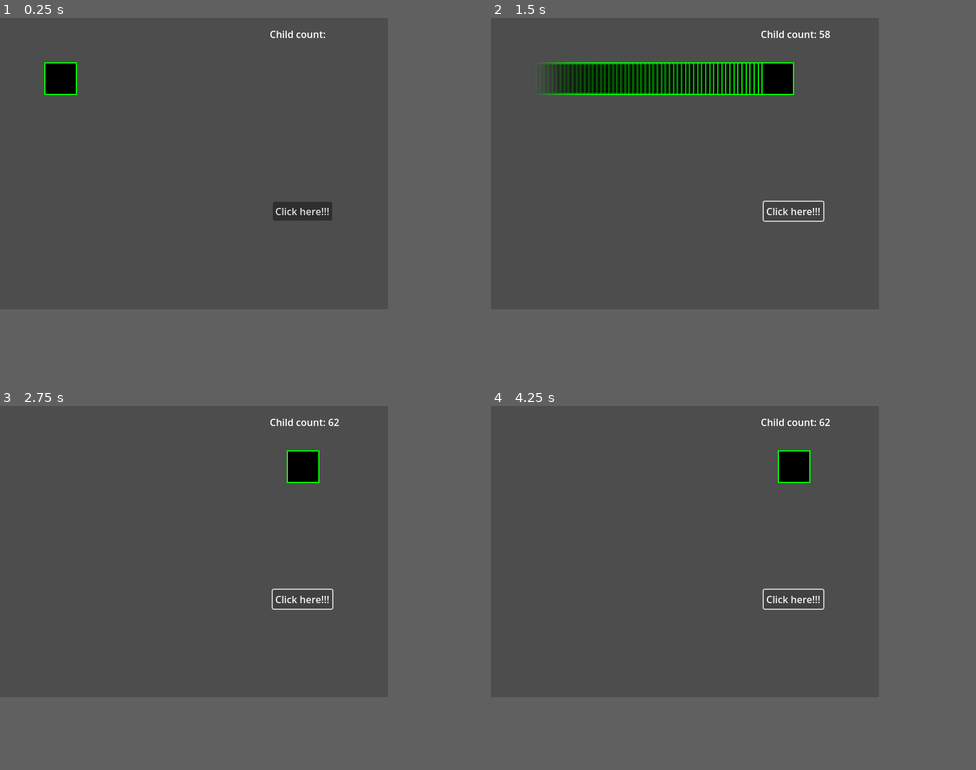
Above: before the commit, frames 1-4 (two rows, left to right).
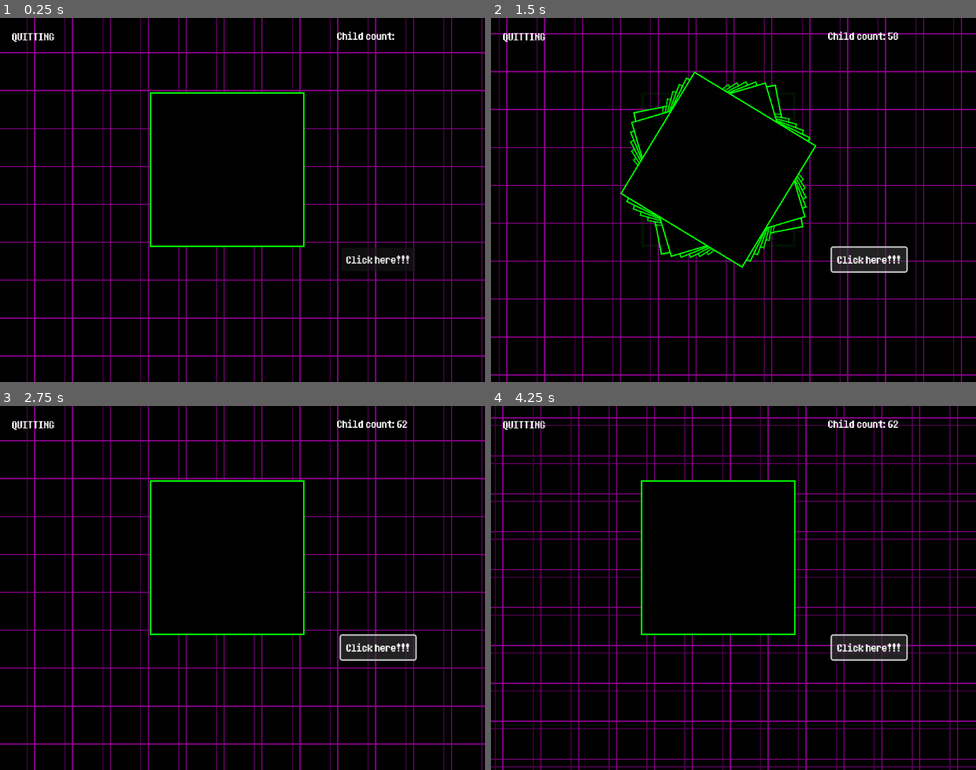
Above: after the commit, the same moments.

Repository: The-Vessels/GonerEngine
Game: Godot game, scene res://scenes/battlescene.tscn
Two runs of this game, one before a commit and one after it. Both use one fixed random seed, a clock stepped at 60 frames per second and the inputs below.
Inputs:
- Up to frame 1 (0.25 s): no input
- Up to frame 2 (1.5 s): click "Click here!!!" at 0.5 s; hold Right (right) from 1.28 s (still down)
- Up to frame 3 (2.75 s): release Right (right) at 2.03 s; hold Down (down) from 2.03 s (still down)
- Up to frame 4 (4.25 s): release Down (down) at 2.78 s; hold Right (right) 2.78-3.53 s; hold Up (up) from 3.53 s (still down)
In our replay, the window is 640x480 before the commit and 800x600 after it. These sizes can differ from the game's own. Grey fills any space a smaller window leaves; there, only what the larger window draws over its background counts as a difference.

The runs differ from the first frame. In frame 1, 68% of the frame differs, in the area x 0-100%, y 0-100%; in frame 2, 67%; in frame 3, 68%; in frame 4, 69%.

Commit message:
some other stuff

Diff:
--- /dev/null
+++ b/Scripts/Gaster.gd
@@ -0,0 +1,9 @@
+# i am the original              gaster
+class_name Gaster extends Node
+
+func _init():
+	print('ok...')
+
+func gaster():
+	print('i... am gas')
+	return 'bro'
--- /dev/null
+++ b/Scripts/background.gd
@@ -0,0 +1,6 @@
+@tool
+extends ColorRect
+
+@export var set_screen_resolution: bool = false:
+	set(new):
+		material.set_shader_parameter('screen_resolution', size)
--- a/Scripts/battleboxdraw.gd
+++ b/Scripts/battleboxdraw.gd
@@ -15,16 +15,18 @@
 
 func onpress() -> void:
 	tween = create_tween()
-	tween.tween_property($Sprite2D, 'position:x', 400.0, 1.0).from(0.0)
+	tween.tween_property($Sprite2D, 'rotation', 0.0, 1.0).from(-50.0)
+	tween.parallel().tween_property($Sprite2D, 'scale:x', 1.0, 1.0).from(0.1)
+	tween.parallel().tween_property($Sprite2D, 'scale:y', 1.0, 1.0).from(0.1)
 
 # Called every frame. 'delta' is the elapsed time since the previous frame.
 # 'delta' is that a deltarune reference?!?!?!
 func _process(delta: float) -> void:
 	# is your tween running?
 	# then you better go catch it!
-	if tween and tween.is_running():
+	if tween != null and tween.is_running():
 		var afterimage: Sprite2D = $Sprite2D.duplicate()
-		afterimage.z_index = 0
+		# afterimage.z_index = 0
 		var after_tween = afterimage.create_tween()
 		after_tween.tween_property(afterimage, 'modulate:a', 0.0, 1.0)
 		after_tween.tween_callback(afterimage.queue_free)
--- /dev/null
+++ b/Shaders/battlebackground.gdshader
@@ -0,0 +1,34 @@
+shader_type canvas_item;
+
+uniform float grid_spacing;
+uniform float border_proportion;
+uniform vec2 screen_resolution;
+uniform vec4 grid_color_1 : source_color;
+uniform vec4 grid_color_2 : source_color;
+uniform float speed;
+
+void vertex() {
+}
+
+bool in_grid(float time, vec2 uv, vec2 speed_factor, vec2 offset) {
+	vec2 v1 = (uv * screen_resolution) + vec2(time * speed * speed_factor) + offset;
+	vec2 v2 = mod(v1 / grid_spacing, 1.0);
+	bool in_border = (v2.x <= border_proportion)
+		|| (v2.y <= border_proportion);
+	return in_border;
+}
+
+void fragment() {
+	if (in_grid(TIME, UV, vec2(1.0, 1.0), vec2(0.0))) {
+		COLOR = grid_color_1;
+	} else if (in_grid(TIME, UV, vec2(1.0, -1.0), vec2(10.0))) {
+		COLOR = grid_color_2;
+	} else {
+		COLOR = vec4(0.0, 0.0, 0.0, 1.0);
+	}
+}
+
+//void light() {
+//	// Called for every pixel for every light affecting the CanvasItem.
+//	// Uncomment to replace the default light processing function with this one.
+//}
--- /dev/null
+++ b/background.gd
@@ -0,0 +1,8 @@
+@tool
+extends Sprite2D
+
+@export var grid_spacing := 20
+
+func _draw():
+	draw_rect(get_viewport_rect(), Color.BLACK, true)
+	#draw_line()
--- a/project.godot
+++ b/project.godot
@@ -20,11 +20,17 @@
 
 window/size/viewport_width=640
 window/size/viewport_height=480
+window/size/window_width_override=1920
+window/size/window_height_override=1440
 window/stretch/mode="canvas_items"
 
 [dotnet]
 
 project/assembly_name="ENGINE_GONER"
+
+[gui]
+
+theme/custom_font="uid://e8d4ah3nxtnm"
 
 [input]
 
--- a/scenes/battlescene.tscn
+++ b/scenes/battlescene.tscn
@@ -1,14 +1,40 @@
-[gd_scene load_steps=4 format=3 uid="uid://bkh7rtxnd2dux"]
+[gd_scene load_steps=8 format=3 uid="uid://bkh7rtxnd2dux"]
 
 [ext_resource type="Script" uid="uid://f5up85sxenns" path="res://Scripts/battleboxdraw.gd" id="1_56eic"]
+[ext_resource type="Shader" uid="uid://ckkmymag3vs3" path="res://Shaders/battlebackground.gdshader" id="1_bm4ed"]
+[ext_resource type="Script" uid="uid://b8wefaw5rbtb3" path="res://scenes/exit_handler.gd" id="1_fbgux"]
 [ext_resource type="Script" uid="uid://30luryew0pnd" path="res://Scripts/sprite_2d.gd" id="2_30i1k"]
+[ext_resource type="Script" uid="uid://d0ie62okwjhwy" path="res://Scripts/background.gd" id="2_kr7th"]
+
+[sub_resource type="ShaderMaterial" id="ShaderMaterial_bm4ed"]
+shader = ExtResource("1_bm4ed")
+shader_parameter/grid_spacing = 50.0
+shader_parameter/border_proportion = 0.03
+shader_parameter/screen_resolution = Vector2(640, 480)
+shader_parameter/grid_color_1 = Color(0.520053, 0.000193341, 0.520049, 1)
+shader_parameter/grid_color_2 = Color(0.291373, 5.71071e-05, 0.291371, 1)
+shader_parameter/speed = 20.0
 
 [sub_resource type="RectangleShape2D" id="RectangleShape2D_56eic"]
 
 [node name="Node2D" type="Node2D"]
+script = ExtResource("1_fbgux")
+
+[node name="CanvasLayer" type="CanvasLayer" parent="."]
+layer = -100
+
+[node name="ColorRect" type="ColorRect" parent="CanvasLayer"]
+material = SubResource("ShaderMaterial_bm4ed")
+anchors_preset = 15
+anchor_right = 1.0
+anchor_bottom = 1.0
+grow_horizontal = 2
+grow_vertical = 2
+pivot_offset = Vector2(665, 653)
+script = ExtResource("2_kr7th")
 
 [node name="StaticBody2D" type="StaticBody2D" parent="."]
-position = Vector2(100, 100)
+position = Vector2(300, 200)
 script = ExtResource("1_56eic")
 
 [node name="CollisionShape2D" type="CollisionShape2D" parent="StaticBody2D"]
@@ -17,6 +43,7 @@
 [node name="Sprite2D" type="Sprite2D" parent="StaticBody2D"]
 z_index = 1
 script = ExtResource("2_30i1k")
+box_size = Vector2(200, 200)
 
 [node name="Button" type="Button" parent="."]
 offset_left = 450.0
@@ -31,3 +58,10 @@
 offset_right = 542.0
 offset_bottom = 38.0
 text = "Child count: "
+
+[node name="QuitLabel" type="Label" parent="."]
+offset_left = 16.0
+offset_top = 16.0
+offset_right = 100.0
+offset_bottom = 32.0
+text = "QUITTING"
--- /dev/null
+++ b/scenes/exit_handler.gd
@@ -0,0 +1,17 @@
+extends Node2D
+
+var tween: Tween = null
+
+func _input(event):
+	if event.is_action_pressed('ui_cancel'):
+		tween = create_tween()
+		tween.tween_property($QuitLabel, 'modulate:a', 1.0, 0.1)
+		tween.tween_property($QuitLabel, 'text', 'QUITTING...', 1.9).from('QUITTING')
+		tween.tween_callback(get_tree().quit)
+	elif event.is_action_released('ui_cancel'):
+		if tween != null:
+			tween.kill()
+			tween = null
+		var reset_tween = create_tween()
+		reset_tween.tween_property($QuitLabel, 'modulate:a', 0.0, 0.1)
+		reset_tween.tween_callback(func(): $QuitLabel.text = 'QUITTING')
--- /dev/null
+++ b/scenes/overworld.tscn
@@ -0,0 +1,3 @@
+[gd_scene format=3 uid="uid://cy8co0c6bkwdr"]
+
+[node name="Node2D" type="Node2D"]
Binary file added: Assets/Fonts/main.ttf
Not shown, added: Assets/Fonts/main.ttf.import
Not shown, added: Scripts/Gaster.gd.uid
Not shown, added: Scripts/background.gd.uid
Not shown, added: Shaders/battlebackground.gdshader.uid
Not shown, added: background.gd.uid
Not shown, added: scenes/exit_handler.gd.uid
Not shown, changed: .gitignore
Not shown, added: override.cfg.bak
